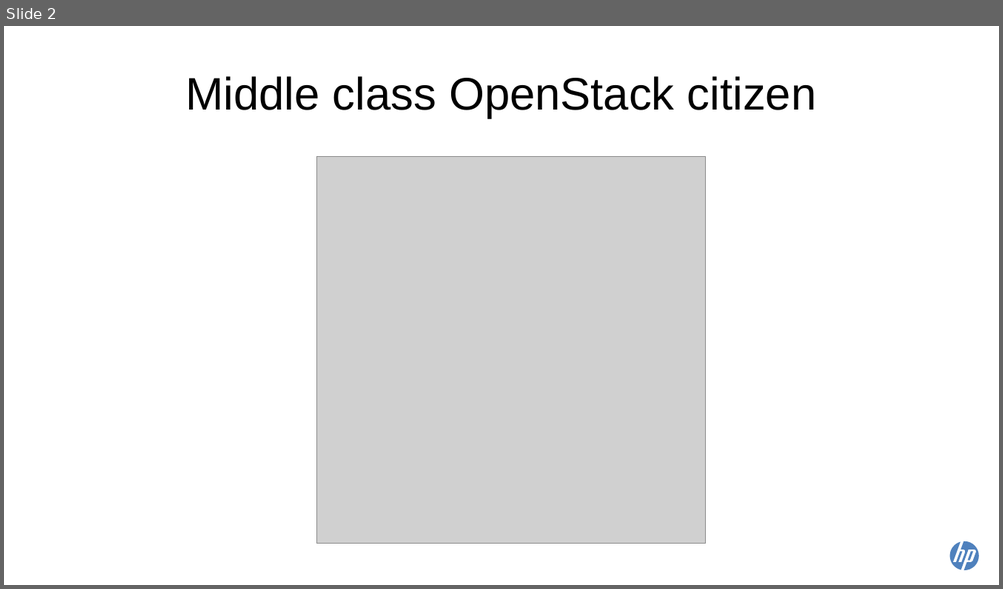
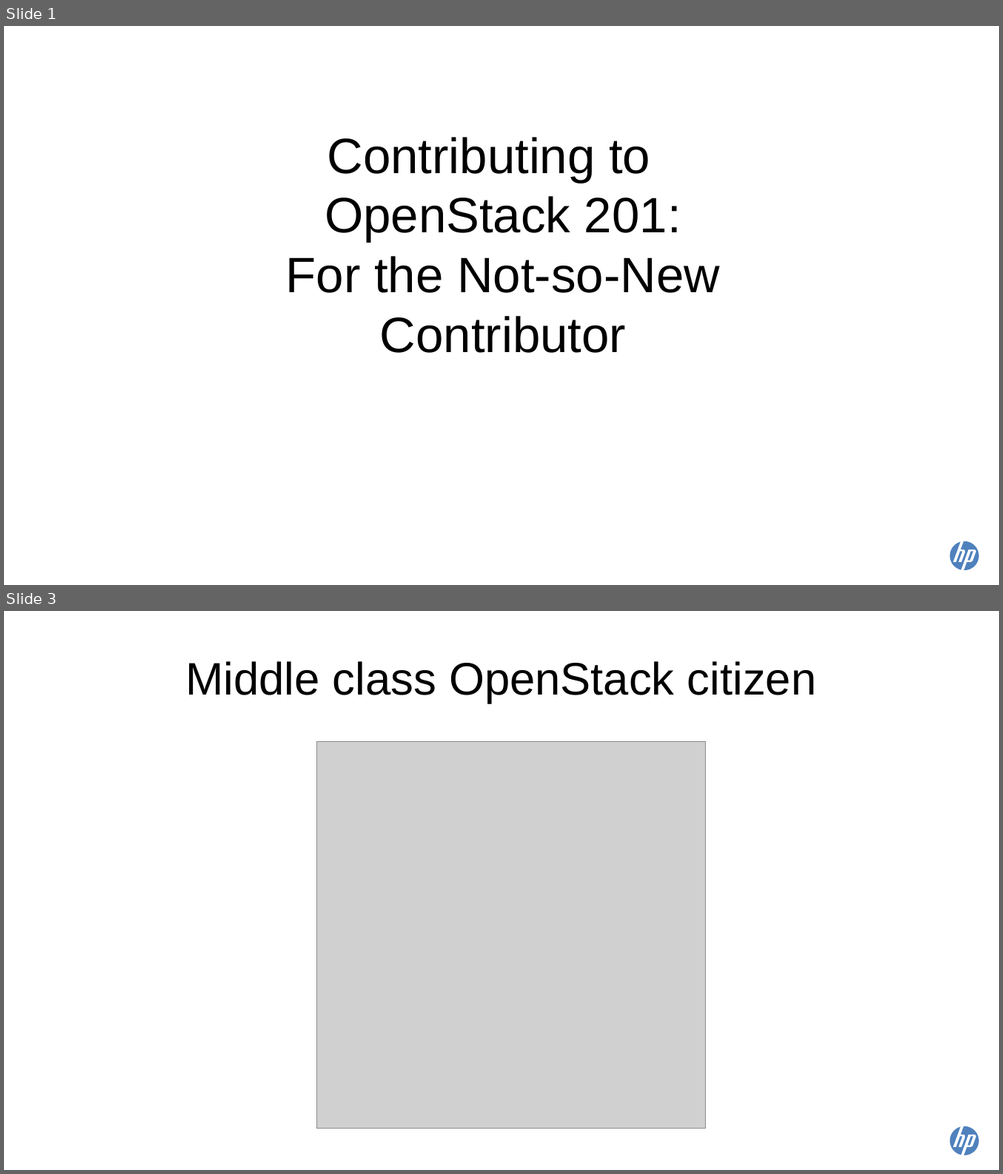
Before and after one commit to scottdangelo/TokyoSummitTalk, a slide deck: Tokyo2015_ROZ.odp. Shown one above the other, each under a label of ours: slide 2 before the commit, slides 1 and 3 after it; the slides between them are not shown. The pictures are 1003x589 and 1003x1174 pixels, drawn with LibreOffice and Linux fonts; fonts in the diff are those of the drawing; grey boxes stand for pictures. Boxes give left, top, right and bottom in pixels: in the first picture for what was removed or moved away, otherwise in the second. Text is boxed around its words. In the diff, an @@ line names an element or a change of style, - is before the commit and + after.

```diff
--- a/Tokyo2015_ROZ.odp
+++ b/Tokyo2015_ROZ.odp
@@ slide 1 added at bbox=[4, 26, 999, 585], background #FFFFFF; not listed: 1 template element that a slide beside it also shows @@
@@ text added at bbox=[286, 137, 720, 353], 48 pt, text #000000 @@
+Contributing to OpenStack 201:
+For the Not-so-New Contributor
@@ what was slide 2 is now slide 3 @@
```
Also in this commit, not shown: 2 slides changed, 9 other slides added, 1 other file.
